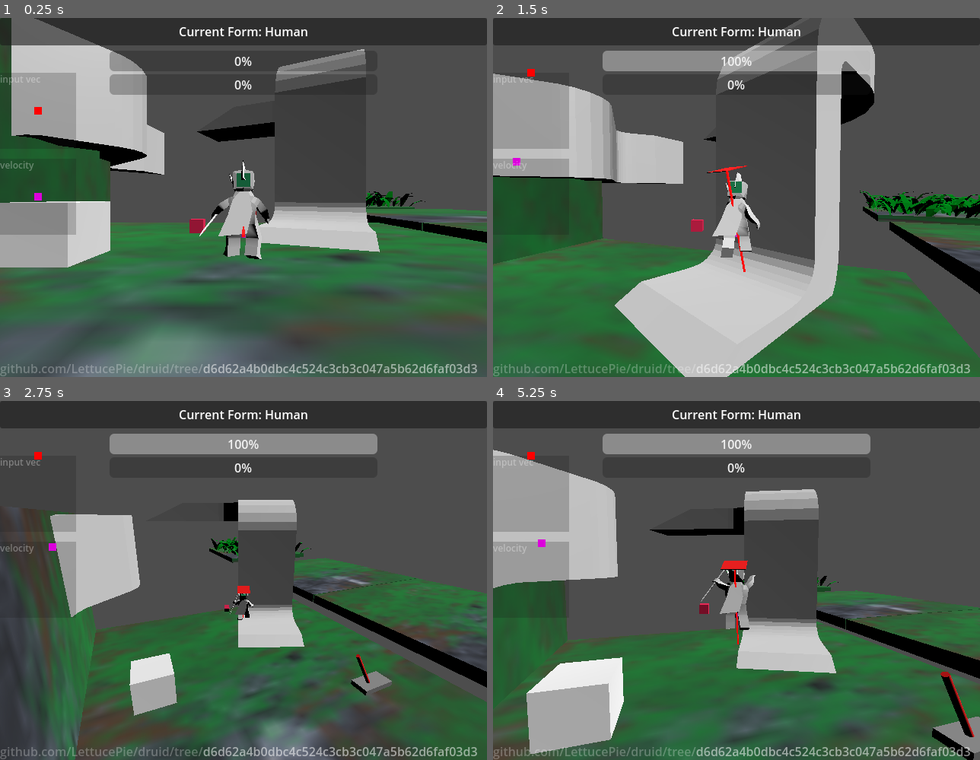
Above: before the commit, frames 1-4 (two rows, left to right).
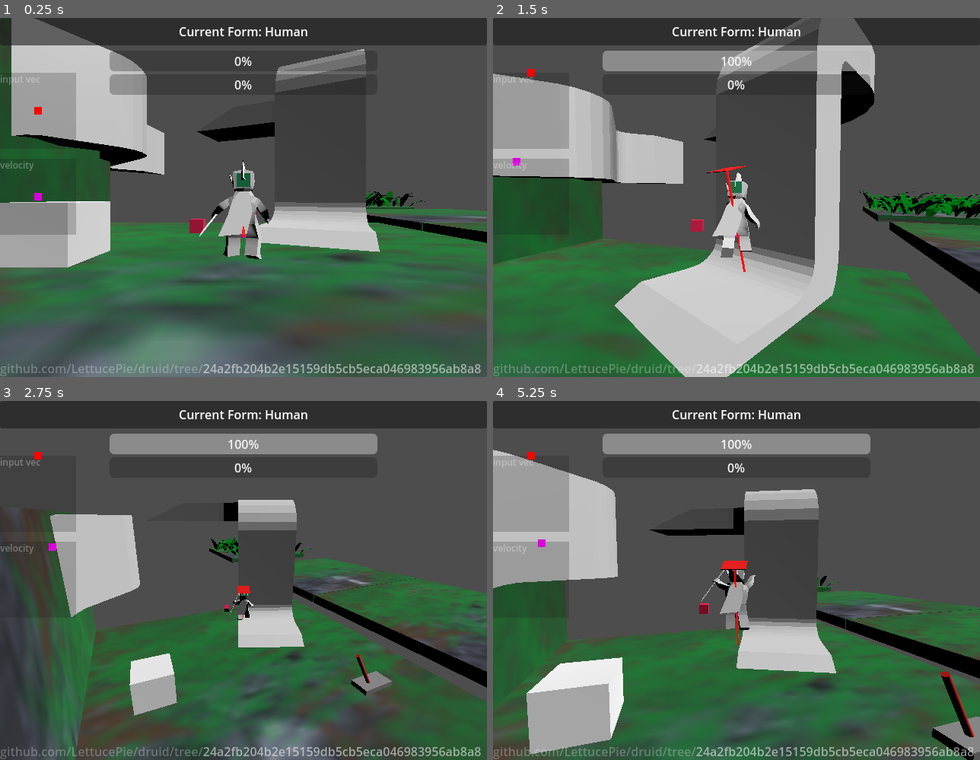
Above: after the commit, the same moments.

Repository: LettucePie/druid
Game: Godot game, scene res://playscenes/play_0.tscn
Same seed, same stepped clock (60 frames per second), same inputs: the game is played once before the commit and once after it.
Inputs (mouse positions are in pixels of both pictures, inside the frame that each line leads up to):
- Up to frame 1 (0.25 s): no input
- Up to frame 2 (1.5 s): tap Enter (ui_accept) at 0.5 s; move the mouse to (760, 197) at 0.52 s; hold Right mouse button (aim) 0.53-1.28 s; hold W (move_up) from 0.53 s (still down); tap Space (jump) at 0.77 s; move the mouse to (712, 197) at 1.27 s; tap N (attack) at 1.35 s
- Up to frame 3 (2.75 s): keep holding W (move_up); tap Space (jump) at 1.52 s; move the mouse to (253, 573) at 2.02 s; tap K (cam_down) at 2.1 s
- Up to frame 4 (5.25 s): keep holding W (move_up); move the mouse to (731, 587) at 2.77 s; tap J (cam_left) at 2.85 s; tap Space (jump) at 3.02, 3.77, 4.52 s; move the mouse to (775, 584) at 3.52 s; tap L (cam_right) at 3.6 s; move the mouse to (697, 576) at 4.27 s; tap I (cam_up) at 4.35 s; move the mouse to (741, 580) at 5.02 s; press the mouse at (741, 580) at 5.03 s

The runs differ from the first frame. In frame 1, 0.8% of the frame differs, in the area x 41-99%, y 96-99%; in frame 2, 0.8%; in frame 3, 0.8%; in frame 4, 0.9%.

Commit message:
make spider model

Diff:
--- a/project.godot
+++ b/project.godot
@@ -14,7 +14,7 @@
 run/main_scene="res://playscenes/play_0.tscn"
 config/features=PackedStringArray("4.2", "Mobile")
 config/icon="res://icon.svg"
-config/git_sha="d6d62a4b0dbc4c524c3cb3c047a5b62d6faf03d3"
+config/git_sha="24a2fb204b2e15159db5cb5eca046983956ab8a8"
 
 [display]
 
Not shown, added: art/model/spider_model_0.1.blend
